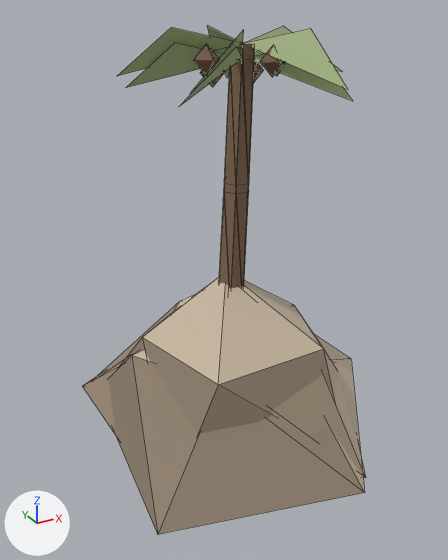
A saved change to the glTF model public/assets/3d/props/desert-rock-1.glb.
Before and after are seen from a 50 mm camera at (-1.05, -1.859, 1.5) aimed at (-0.034, -0.012, 0.576). Lighting does not change. The marker at lower left points along +X, +Y and +Z. The picture after the commit comes second. Mesh edges are drawn as thin lines. Vertices at exactly the same position are counted once.

Names of what the first picture shows: 'desert-palm-0', 'desert-palm-1', 'desert-rock-0', 'desert-rock-1'.
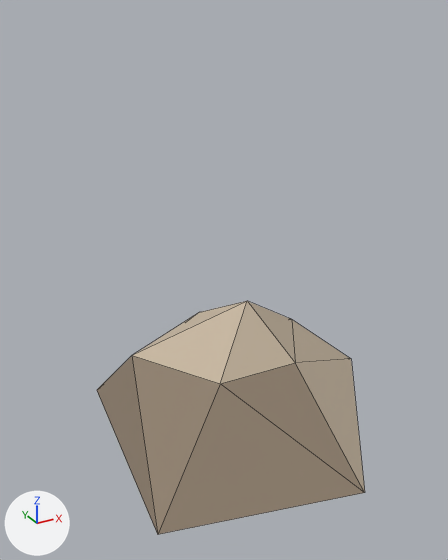
Boxes [x1, y1, x2, y2] around the edits, measured in the pictures (448 x 560 px):
```json
{"object": "desert-rock-1", "change": "reshaped", "before": [109, 277, 365, 534], "after": [97, 301, 365, 534], "on screen": "9% shorter"}
{"object": "desert-palm-1", "change": "deleted", "before": [117, 26, 347, 288], "faces in mat_dp_trunk_1 (brown #816950)": [219, 43, 254, 288], "faces in mat_dp_frond_1 (greyish green #a0ad81)": [117, 26, 347, 90], "faces in mat_dp_coco_1 (brown #765945)": [193, 44, 285, 77]}
{"object": "desert-rock-0", "change": "deleted", "before": [82, 293, 366, 478], "on screen": "mostly hidden", "faces in mat_dr_shdw_0 (brown #998976)": [82, 302, 366, 478], "faces in mat_dr_sun_0 (beige #d3bfa6)": [172, 293, 366, 477]}
{"object": "desert-palm-0", "change": "deleted", "before": [126, 43, 353, 274], "faces in mat_dp_frond_0 (greyish green #a0ad81)": [126, 43, 353, 107], "faces in mat_dp_coco_0 (brown #765945)": [200, 63, 263, 87]}
{"part": 1, "of": "me_desert_rock_1", "change": "deleted", "before": [120, 277, 338, 434]}
```

The change, as JSON lines over the scene's bpy script:
```json
{"block": "me_desert_rock_1", "where": "# used by ob_desert_rock_1; location = (0.0, 0.0, 0.0)"}
{"op": "remove", "block": "me_desert_rock_1", "code": "me_desert_rock_1.from_pydata(...)  # 23 vertices, 40 faces; spans x -0.53..0.677, y -0.656..0.606, z 0.0..0.576"}
{"op": "add", "block": "me_desert_rock_1", "code": "me_desert_rock_1.from_pydata(...)  # 12 vertices, 20 faces; spans x -0.53..0.677, y -0.656..0.606, z 0.0..0.487"}
{"block": "me_desert_rock_1", "change": "me_desert_rock_1 part 1"}
{"block": "me_desert_rock_1", "change": "11 vertices are removed from x -0.424..0.541, y -0.484..0.522, z 0.0..0.576"}
{"block": "me_desert_rock_1", "change": "20 faces are deleted"}
{"op": "remove", "block": "ob_desert_rock_0", "code": ["ob_desert_rock_0 = bpy.data.objects.new('desert-rock-0', me_desert_rock_0)", "ob_desert_rock_0.location = (0.0, 0.0, 0.0)"]}
{"op": "remove", "block": "ob_desert_palm_0", "code": ["ob_desert_palm_0 = bpy.data.objects.new('desert-palm-0', me_desert_palm_0)", "ob_desert_palm_0.location = (0.0, 0.0, 0.0)"]}
{"op": "remove", "block": "ob_desert_palm_1", "code": ["ob_desert_palm_1 = bpy.data.objects.new('desert-palm-1', me_desert_palm_1)", "ob_desert_palm_1.location = (0.0, 0.0, 0.0)"]}
```
